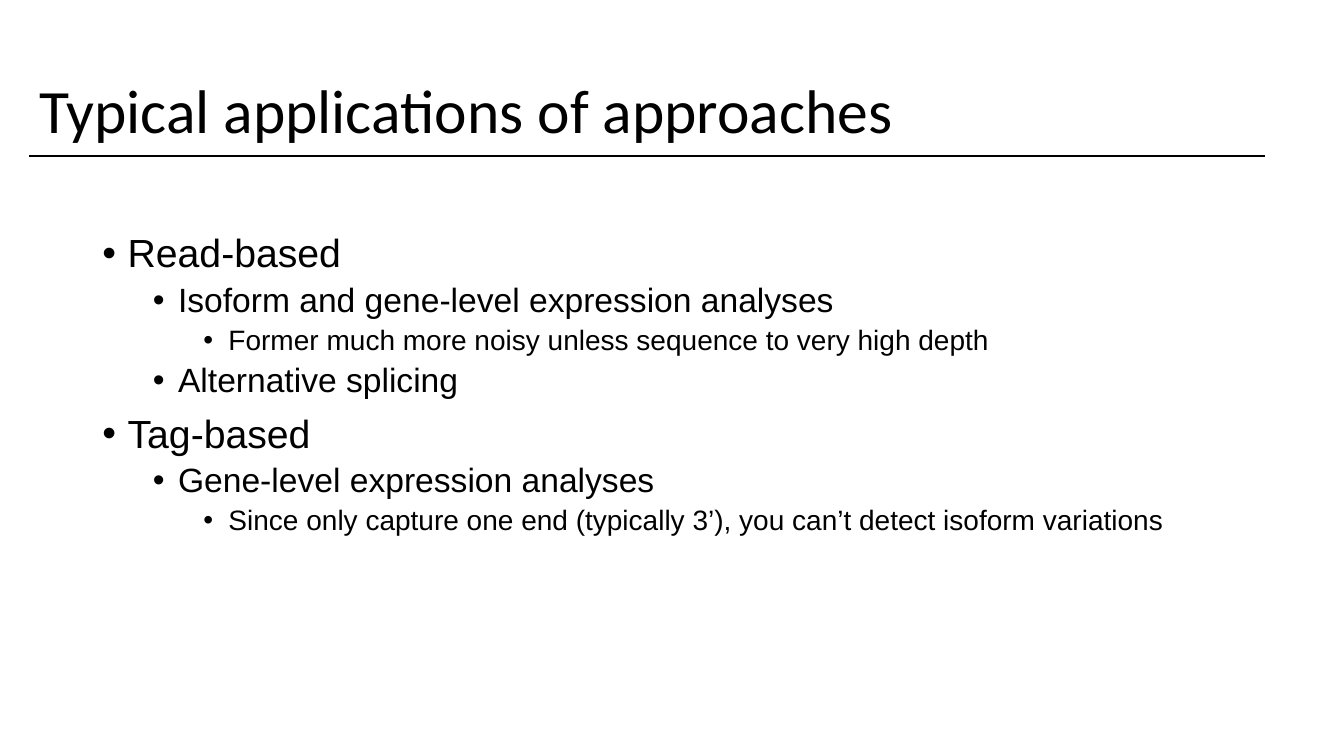
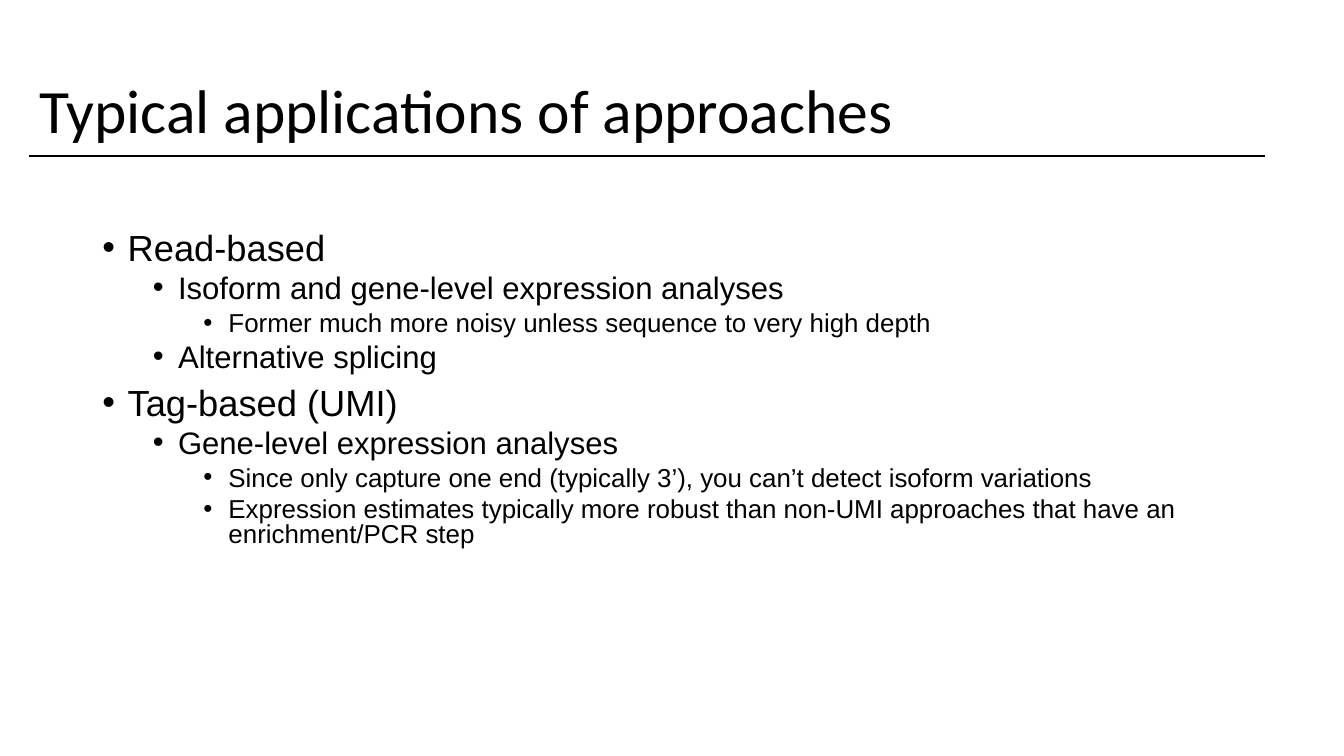
Before and after one commit to yasinkaymaz/singleCellRNAseq_workshop, a slide deck: slide 12 of IntroToscRNASeq_Background.pptx (slide 10 before the commit). Drawn at 1344x756 pixels with LibreOffice and Linux fonts; fonts in the diff are those of the drawing. Boxes give left, top, right and bottom in pixels: in the first picture for what was removed or moved away, otherwise in the second. Text is boxed around its words. In the diff, an @@ line names an element or a change of style, - is before the commit and + after.

```diff
--- a/IntroToscRNASeq_Background.pptx
+++ b/IntroToscRNASeq_Background.pptx
@@ text at [128,234,1092,493]: size 28 to 25.9 pt in "Read-based"; size 24 to 22.2 pt in "Isoform and gene-level expression analyses", "Alternative splicing", "Gene-level expression analyses"; size 20 to 18.5 pt in "Former much more noisy unless sequence to ...", "Since only capture one end (typically 3’), ..."; line spacing 0.9 to 0.8 @@
@@ text at [128,389,398,423]: text changed; size 28 to 25.9 pt @@
-• Tag-based
+• Tag-based (UMI)
@@ text at [228,499,1175,549]: paragraph added @@
+    • Expression estimates typically more robust than non-UMI approaches that have an enrichment/PCR step
```
Also in this commit, not shown: 5 other slides changed, 8 slides added, 1 slide removed.
